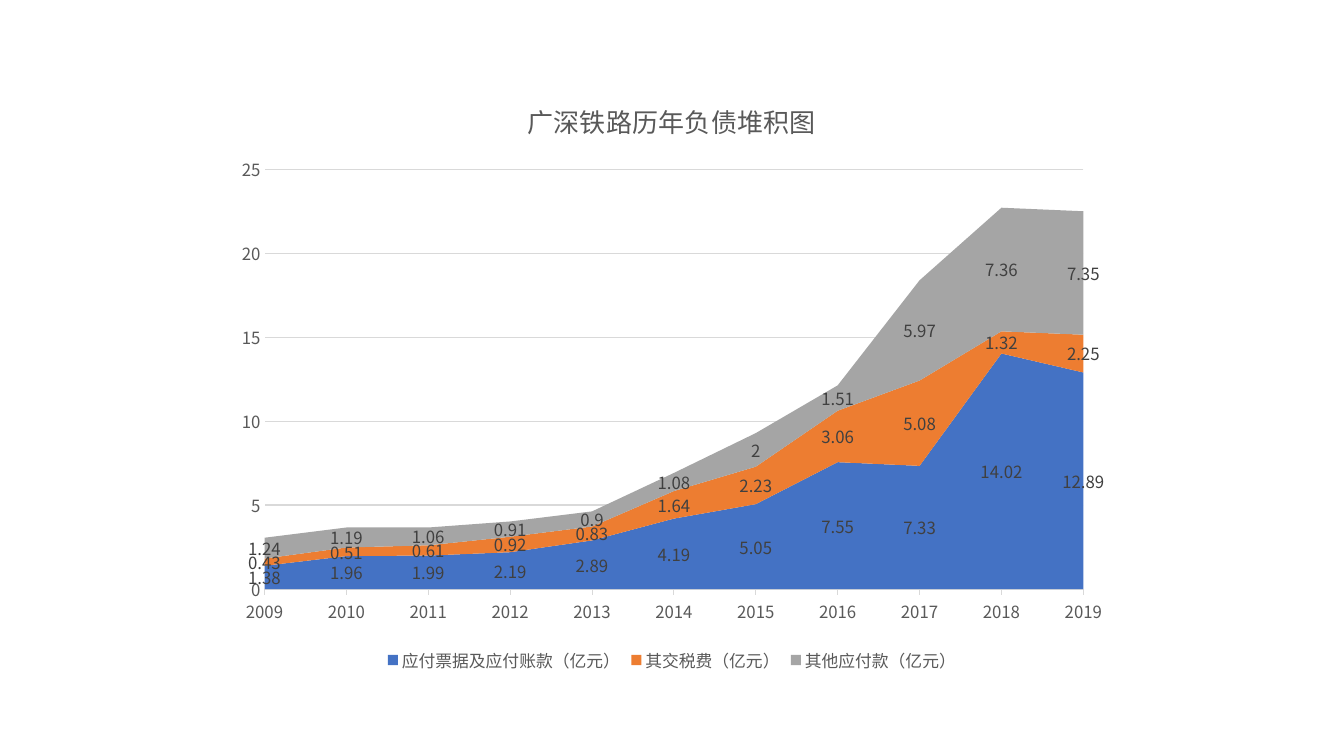
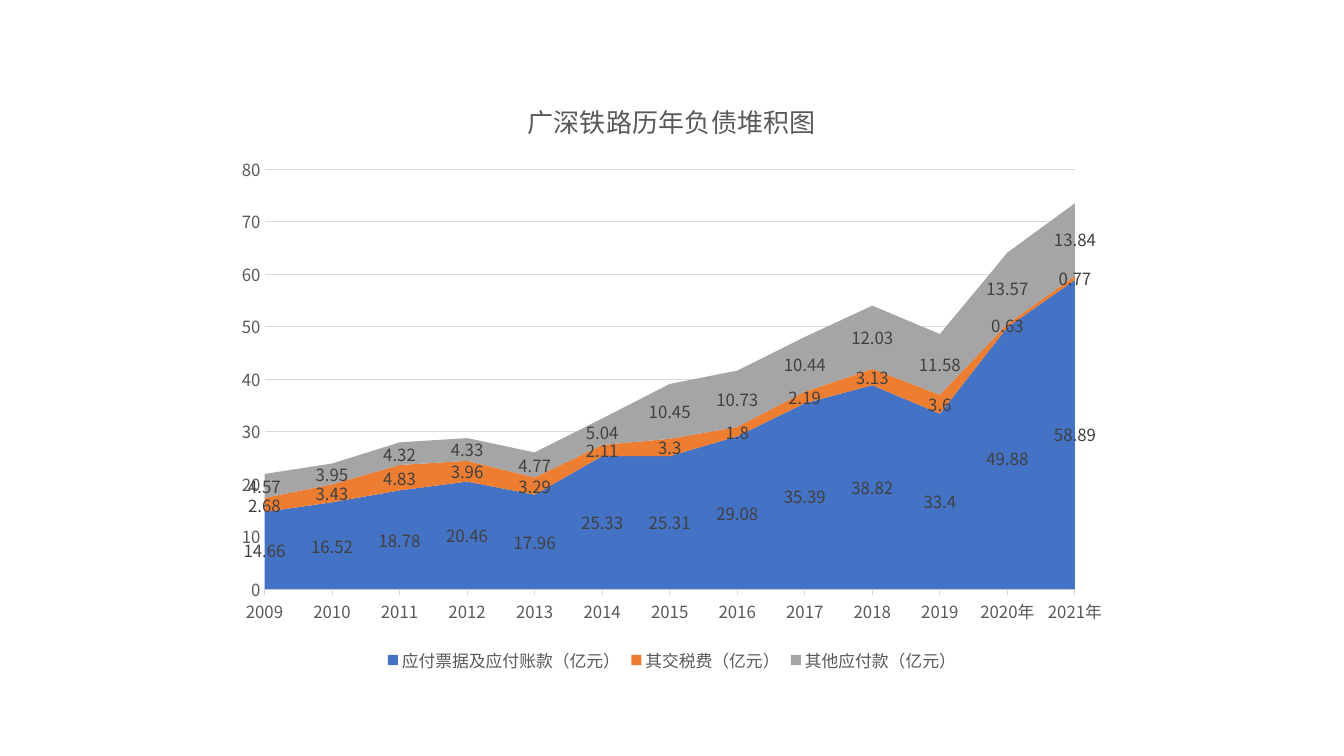
Before and after one commit to mxw2/stackDataDeal, a slide deck: slide 15 of result_ppt/14广深铁路/广深铁路.pptx (slide 11 before the commit). Drawn at 1344x756 pixels with LibreOffice and Linux fonts; fonts in the diff are those of the drawing. Boxes give left, top, right and bottom in pixels: in the first picture for what was removed or moved away, otherwise in the second. Text is boxed around its words. In the diff, an @@ line names an element or a change of style, - is before the commit and + after.

```diff
--- a/result_ppt/14广深铁路/广深铁路.pptx
+++ b/result_ppt/14广深铁路/广深铁路.pptx
@@ area stacked chart at <box>224,80,1120,678</box> @@
-categories: 2009, 2010, 2011, 2012, 2013, 2014, 2015, 2016, 2017, 2018, 2019
+categories: 2009, 2010, 2011, 2012, 2013, 2014, 2015, 2016, 2017, 2018, 2019, 2020年, 2021年
-应付票据及应付账款（亿元）: 1.38, 1.96, 1.99, 2.19, 2.89, 4.19, 5.05, 7.55, 7.33, 14.02, 12.89
+应付票据及应付账款（亿元）: 14.66, 16.52, 18.78, 20.46, 17.96, 25.33, 25.31, 29.08, 35.39, 38.82, 33.4, 49.88, 58.89
-其交税费（亿元）: 0.43, 0.51, 0.61, 0.92, 0.83, 1.64, 2.23, 3.06, 5.08, 1.32, 2.25
+其交税费（亿元）: 2.68, 3.43, 4.83, 3.96, 3.29, 2.11, 3.3, 1.8, 2.19, 3.13, 3.6, 0.63, 0.77
-其他应付款（亿元）: 1.24, 1.19, 1.06, 0.91, 0.9, 1.08, 2, 1.51, 5.97, 7.36, 7.35
+其他应付款（亿元）: 4.57, 3.95, 4.32, 4.33, 4.77, 5.04, 10.45, 10.73, 10.44, 12.03, 11.58, 13.57, 13.84
```
Also in this commit, not shown: 7 other slides changed, 7 slides added, 1 slide removed, 1 other file.
